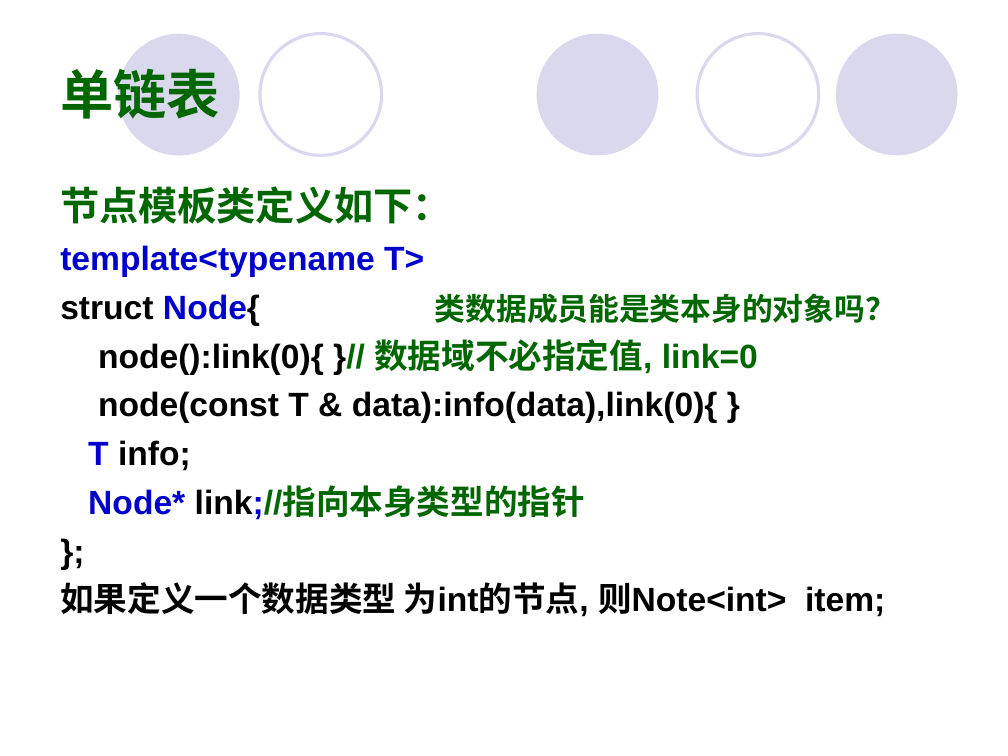
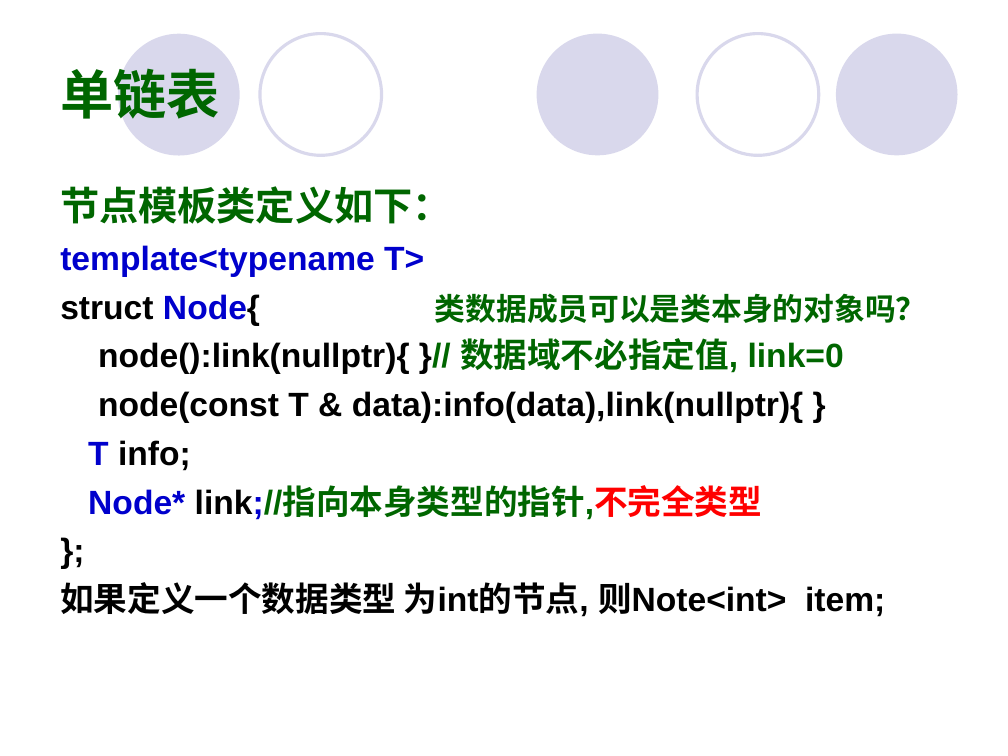
Before and after one commit to Changhe160/Changhe160.github.io, a slide deck: slide 29 of teachingRes/Cplusplus/unit07动态内存分配与数据结构.ppt (slide 28 before the commit). Drawn at 1008x756 pixels with LibreOffice and Linux fonts; fonts in the diff are those of the drawing. Boxes give left, top, right and bottom in pixels: in the first picture for what was removed or moved away, otherwise in the second. Text is boxed around its words. In the diff, an @@ line names an element or a change of style, - is before the commit and + after.

Commit message:
C++

```diff
--- a/teachingRes/Cplusplus/unit07动态内存分配与数据结构.ppt
+++ b/teachingRes/Cplusplus/unit07动态内存分配与数据结构.ppt
@@ text at bbox=[435, 293, 927, 323]: text changed @@
-类数据成员能是类本身的对象吗？
+类数据成员可以是类本身的对象吗？
@@ text at bbox=[98, 338, 844, 423]: text changed @@
-node():link(0){ }// 数据域不必指定值, link=0
-node(const T & data):info(data),link(0){ }
+node():link(nullptr){ }// 数据域不必指定值, link=0
+node(const T & data):info(data),link(nullptr){ }
@@ text at bbox=[88, 487, 762, 520]: text changed @@
-Node* link;//指向本身类型的指针
+Node* link;//指向本身类型的指针,不完全类型
```
Also in this commit, not shown: 25 other slides changed, 1 slide added.
